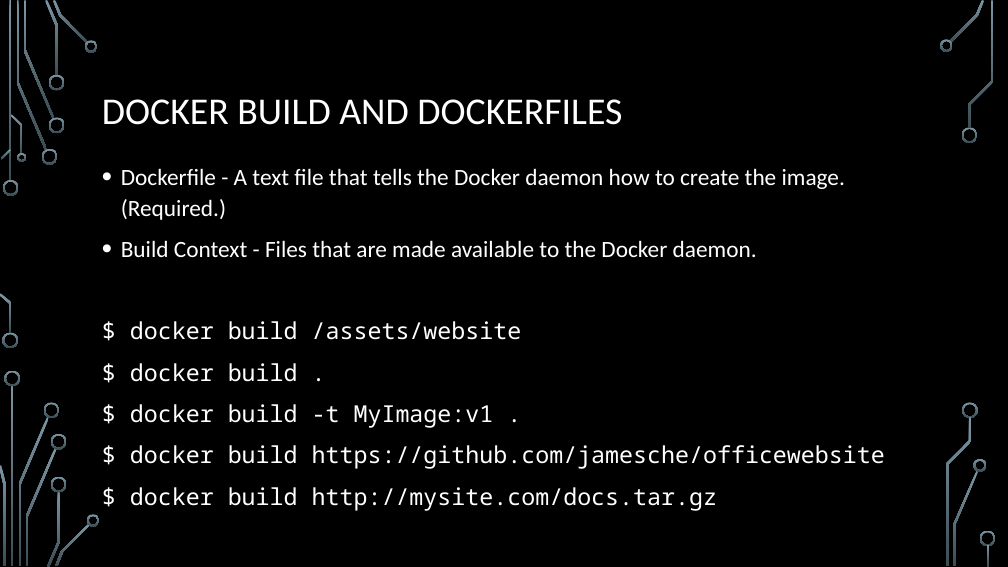
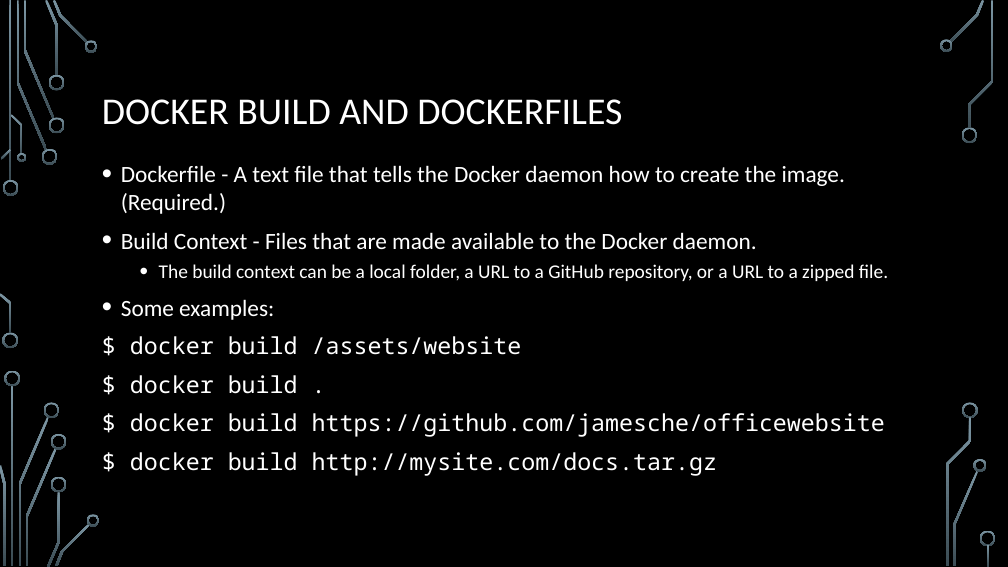
Before and after one commit to jamesche75/Linux-Boot-Camp, a slide deck: slide 3 of Modules/Module 4 - Advanced Docker/Module 4 - Advanced Docker.pptx. Drawn at 1008x567 pixels with LibreOffice and Linux fonts; fonts in the diff are those of the drawing; background and template pictures are left out. Boxes give left, top, right and bottom in pixels: in the first picture for what was removed or moved away, otherwise in the second. Text is boxed around its words. In the diff, an @@ line names an element or a change of style, - is before the commit and + after.

```diff
--- a/Modules/Module 4 - Advanced Docker/Module 4 - Advanced Docker.pptx
+++ b/Modules/Module 4 - Advanced Docker/Module 4 - Advanced Docker.pptx
@@ text at box(121, 165, 885, 476): line spacing 1.1 to 1 @@
@@ text at box(121, 264, 888, 320): paragraphs added @@
+  • The build context can be a local folder, a URL to a GitHub repository, or a URL to a zipped file.
+• Some examples:
@@ text at box(130, 404, 494, 428): paragraph removed @@
-$ docker build -t MyImage:v1 .
```
Also in this commit, not shown: 3 other slides changed, 1 slide added, 3 other files.
